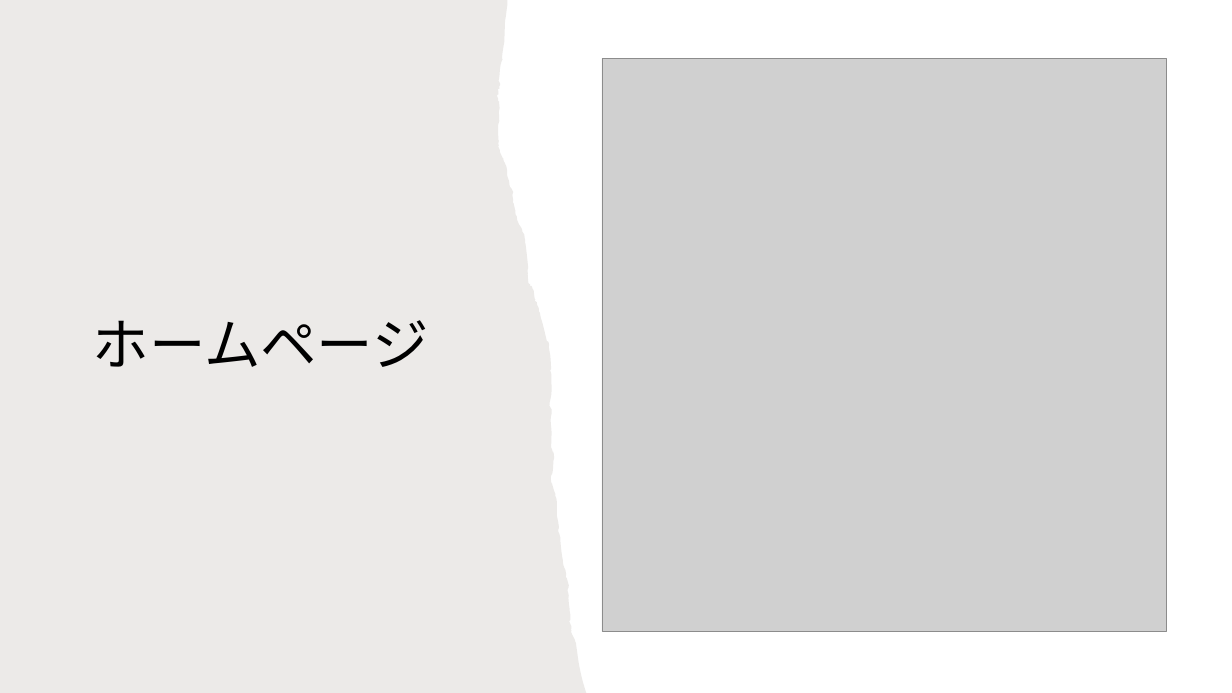
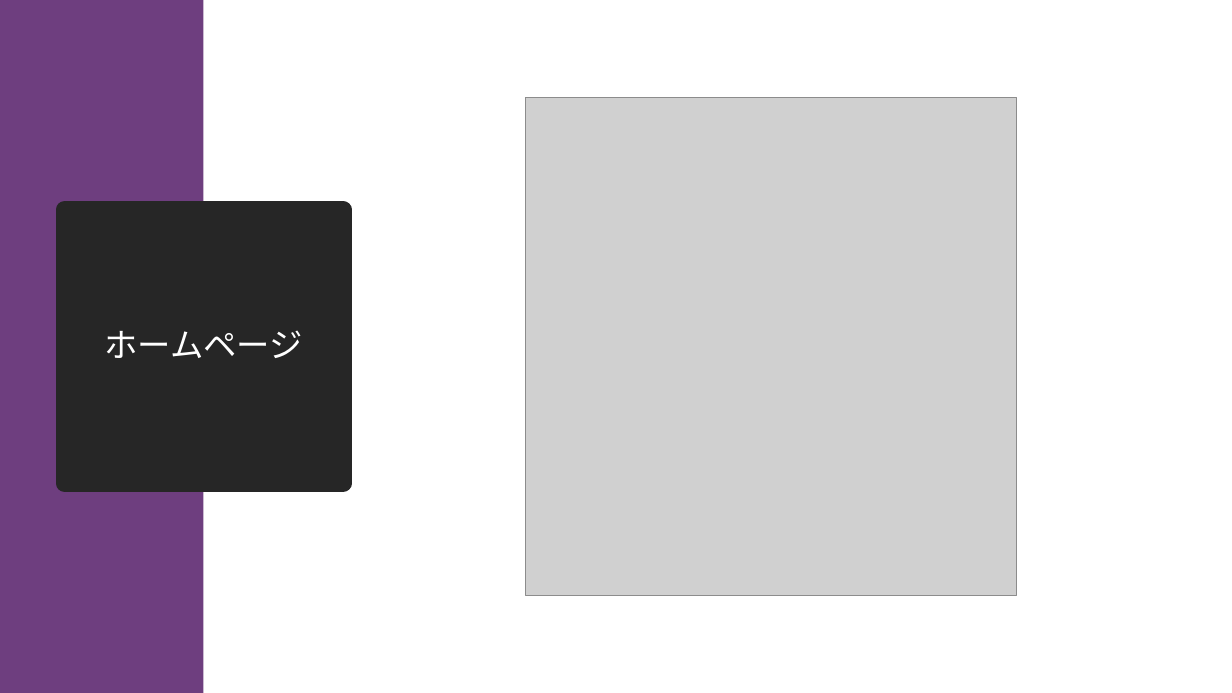
Before and after one commit to neru142/Flutter_Lessons, a slide deck: slide 2 of 21410068.pptx. Drawn at 1232x693 pixels with LibreOffice and Linux fonts; fonts in the diff are those of the drawing; grey boxes stand for pictures. Boxes give left, top, right and bottom in pixels: in the first picture for what was removed or moved away, otherwise in the second. Text is boxed around its words. In the diff, an @@ line names an element or a change of style, - is before the commit and + after.

```diff
--- a/21410068.pptx
+++ b/21410068.pptx
@@ freeform shape removed at box(0, 0, 587, 693) @@
@@ rectangle added at box(0, 0, 203, 693), fill #6E3E7F @@
@@ picture: place and size @@
-picture at box(603, 58, 1167, 631)
+picture at box(526, 97, 1017, 595)
@@ title "ホームページ": place and size @@
-title "ホームページ" at box(93, 320, 429, 367)
+title "ホームページ" at box(65, 210, 343, 483)
@@ title "ホームページ" at box(65, 210, 343, 483): size 44 to 26 pt, text colour #000000 to #FFFFFF; vertical alignment bottom to middle; fill none to #262626; outline none to #262626 13.75 pt @@
```
Also in this commit, not shown: 4 other slides changed, 1 slide added, 1 slide removed.
